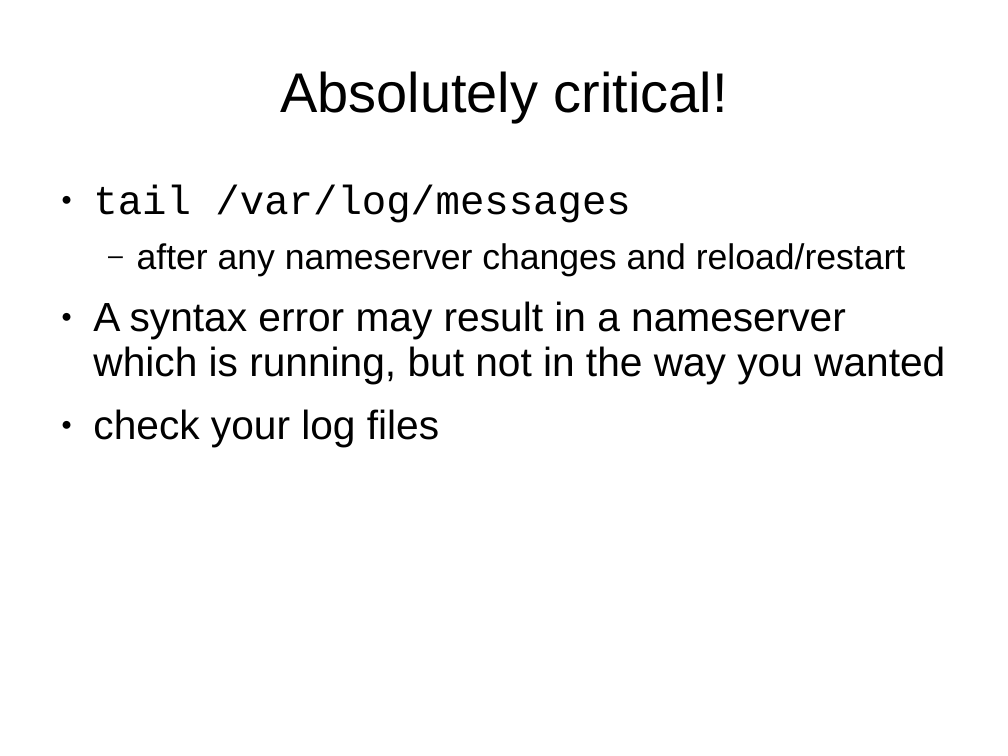
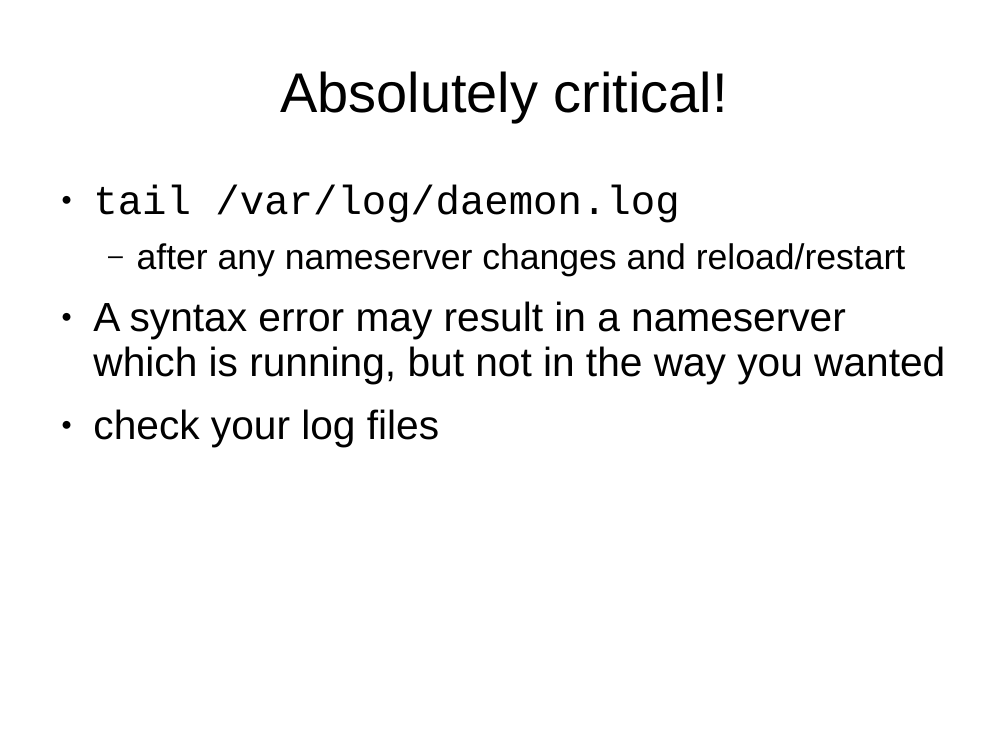
Before and after one commit to afnog/sse, a slide deck: slide 41 of dns/dns2-presentation.pptx. Drawn at 1008x756 pixels with LibreOffice and Linux fonts; fonts in the diff are those of the drawing; background and template pictures are left out. Boxes give left, top, right and bottom in pixels: in the first picture for what was removed or moved away, otherwise in the second. Text is boxed around its words. In the diff, an @@ line names an element or a change of style, - is before the commit and + after.

Commit message:
/ ‘dns/dns2-presentation.pptx’

```diff
--- a/dns/dns2-presentation.pptx
+++ b/dns/dns2-presentation.pptx
@@ text at [93,184,679,223]: text changed @@
-● tail /var/log/messages
+● tail /var/log/daemon.log
```
Also in this commit, not shown: 1 other slide changed.
